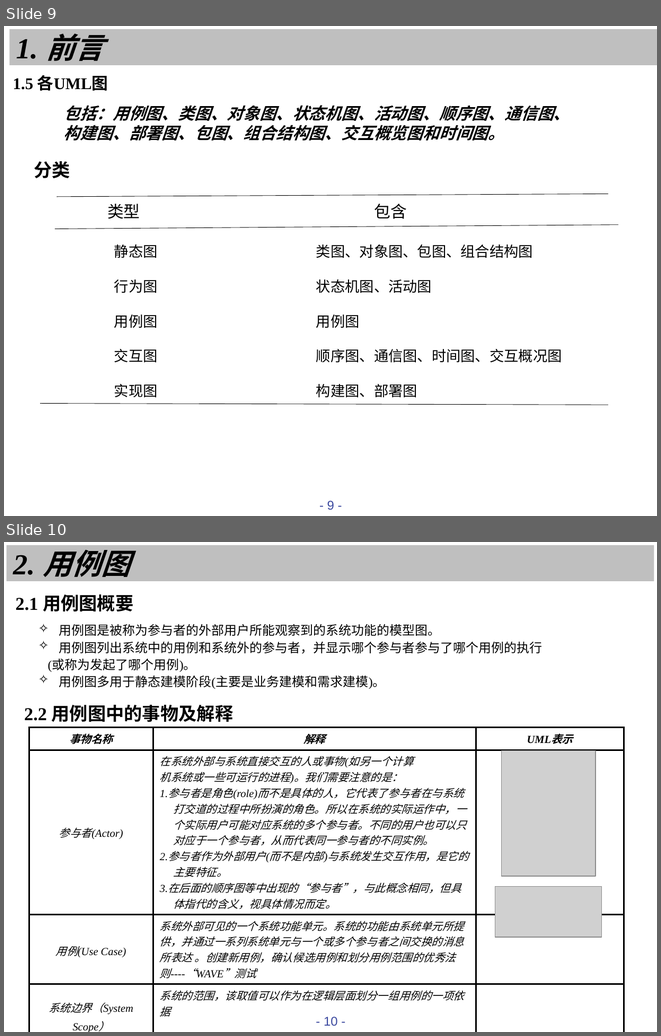
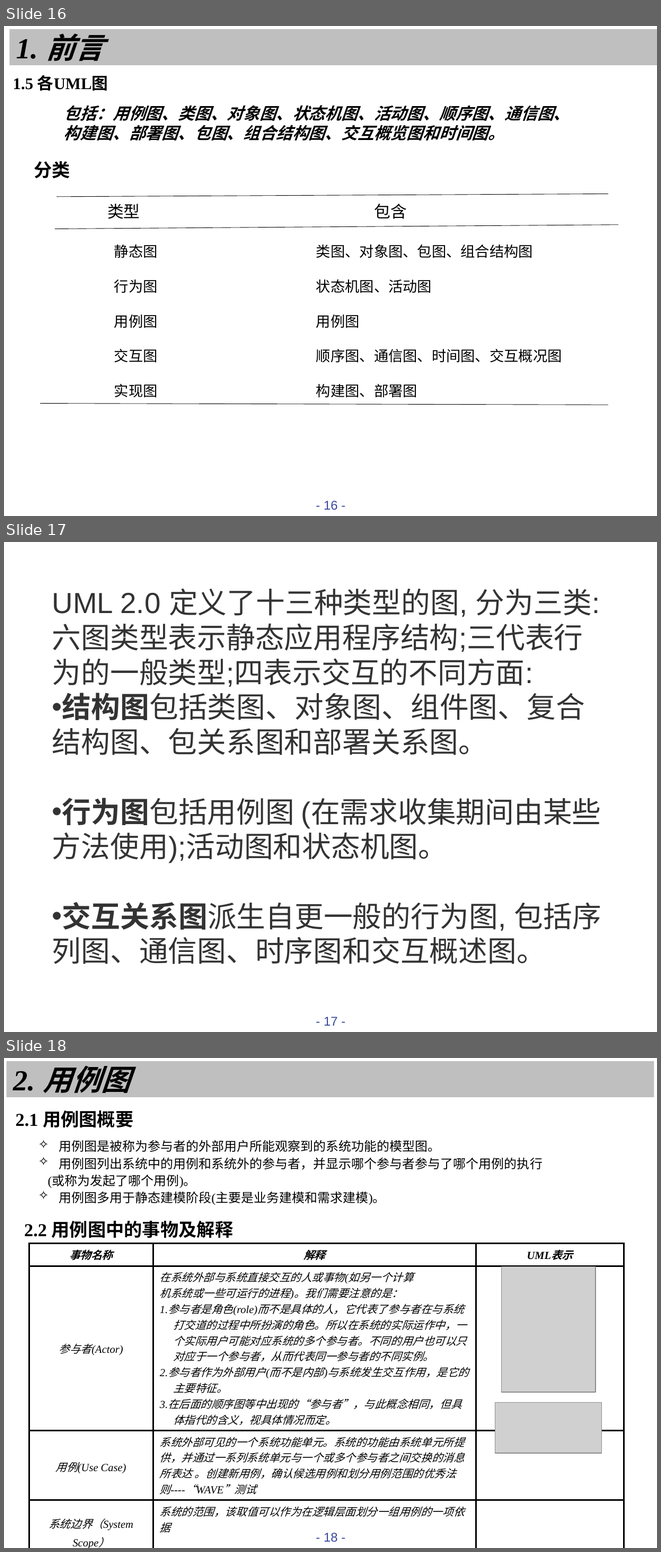
Before and after one commit to tmaczjj/2017work, a slide deck: week4/[prd-03,31501311]uml ppt.pptx. Shown one above the other, each under a label of ours: slides 9 and 10 before the commit, slides 16, 17 and 18 after it. The pictures are 661x1036 and 661x1552 pixels, drawn with LibreOffice and Linux fonts; fonts in the diff are those of the drawing; grey boxes stand for pictures. Boxes give left, top, right and bottom in pixels: in the first picture for what was removed or moved away, otherwise in the second. Text is boxed around its words. In the diff, an @@ line names an element or a change of style, - is before the commit and + after.

```diff
--- a/week4/[prd-03,31501311]uml ppt.pptx
+++ b/week4/[prd-03,31501311]uml ppt.pptx
@@ slide 17 added at box(4, 542, 657, 1032), background #FFFFFF; not listed: 1 template element that a slide beside it also shows @@
@@ text added at box(52, 589, 601, 964), 32 pt, text #333333 @@
+UML 2.0 定义了十三种类型的图, 分为三类: 六图类型表示静态应用程序结构;三代表行为的一般类型;四表示交互的不同方面:
+• 结构图包括类图、对象图、组件图、复合结构图、包关系图和部署关系图。
+• 行为图包括用例图 (在需求收集期间由某些方法使用);活动图和状态机图。
+• 交互关系图派生自更一般的行为图, 包括序列图、通信图、时序图和交互概述图。
@@ what was slide 9 is now slide 16 @@
@@ page number at box(324, 500, 338, 510): text changed @@
-- 9 -
+- 16 -
@@ what was slide 10 is now slide 18 @@
@@ page number at box(324, 1532, 338, 1542): text changed @@
-- 10 -
+- 18 -
```
Also in this commit, not shown: 1 slide changed, 7 other slides added.
